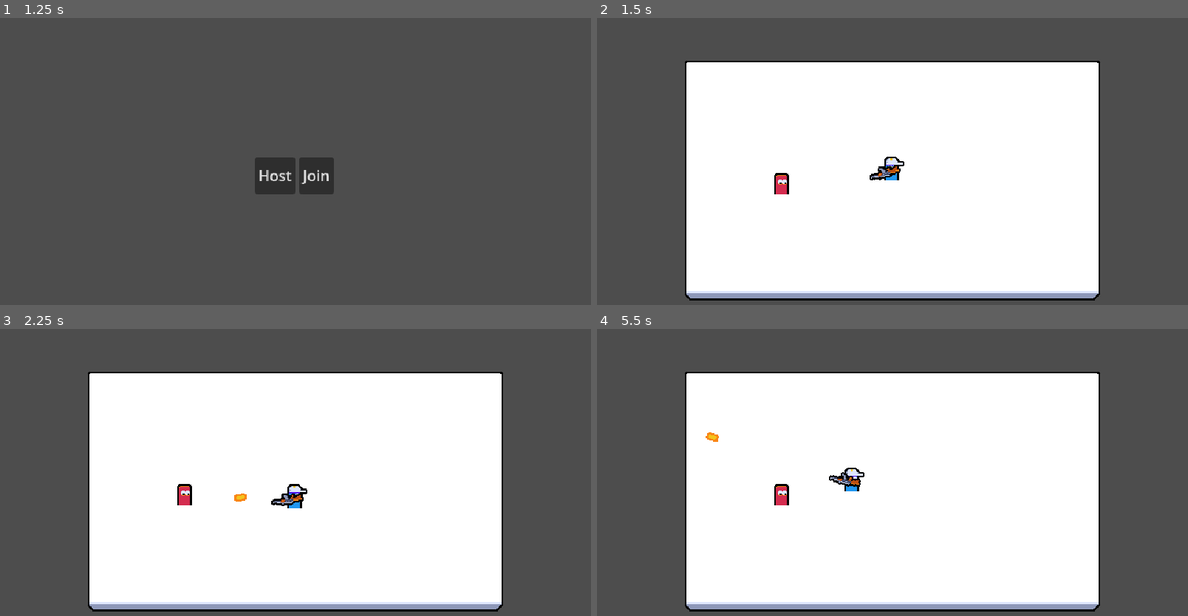
Above: before the commit, frames 1-4 (two rows, left to right).
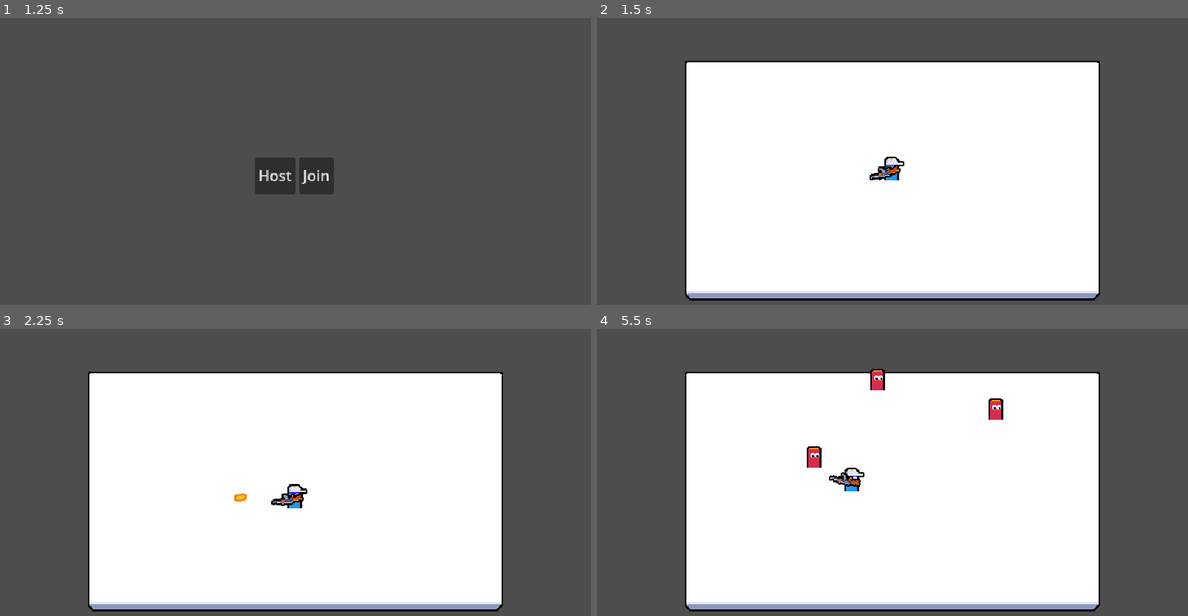
Above: after the commit, the same moments.

Repository: bartoszcholewa/2d-multiplayer-course
Game: Godot game, scene res://ui/main_menu/main_menu.tscn
Same seed, same stepped clock (60 frames per second), same inputs: the game is played once before the commit and once after it.
Inputs (mouse positions are in pixels of both pictures, inside the frame that each line leads up to):
- Up to frame 1 (1.25 s): tap Enter at 0.5 s; move the mouse to (425, 158) at 0.52 s; press the mouse at (425, 158) at 0.53 s; hold D (move_right) from 0.53 s (still down)
- Up to frame 2 (1.5 s): release D (move_right) at 1.25 s; release the mouse at (1022, 158) at 1.25 s; click "Host" at 1.25 s
- Up to frame 3 (2.25 s): tap Space at 2 s; move the mouse to (177, 504) at 2.02 s; hold S (move_down) from 2.03 s (still down); click (177, 504) at 2.1 s
- Up to frame 4 (5.5 s): move the mouse to (951, 415) at 2.77 s; release S (move_down) at 2.78 s; press the mouse at (951, 415) at 2.78 s; hold D (move_right) 2.78-3.53 s; move the mouse to (862, 552) at 3.52 s; release the mouse at (862, 552) at 3.53 s; hold W (move_up) 3.53-4.28 s; click (862, 552) at 3.6 s; move the mouse to (1069, 535) at 4.27 s; press the mouse at (1069, 535) at 4.28 s; hold A (move_left) from 4.28 s (still down); move the mouse to (715, 438) at 5.02 s; release the mouse at (715, 438) at 5.03 s; click (715, 438) at 5.1 s

Frame 1 is identical in both runs. In frame 2, 0.2% of the frame differs, in the area x 30-33%, y 53-62%; in frame 3, 0.2%; in frame 4, 0.8%, in the area x 18-69%, y 13-62%.

Commit message:
Lesson 20 - Spawning Enemies

Diff:
--- a/entities/enemy/enemy.gd
+++ b/entities/enemy/enemy.gd
@@ -3,7 +3,7 @@
 
 @onready var area_2d: Area2D = $Area2D
 
-var current_health: int = 5
+var current_health: int = 1
 
 
 func _ready() -> void:
--- a/main.gd
+++ b/main.gd
@@ -1,7 +1,6 @@
 extends Node
 
 const PLAYER_SCENE: PackedScene = preload("uid://cse7rqp64wxuc")
-const ENEMY_SCENE: PackedScene = preload("uid://c7u2ej7yguwy6")
 
 @onready var player_spawn_position: Marker2D = $PlayerSpawnPosition
 @onready var multiplayer_spawner: MultiplayerSpawner = $MultiplayerSpawner
@@ -10,11 +9,6 @@
 	multiplayer_spawner.spawn_function = _spawn_player
 	# Notify server about client ready
 	peer_ready.rpc_id(1)
-
-	if is_multiplayer_authority():
-		var enemy_instance: Enemy = ENEMY_SCENE.instantiate()
-		enemy_instance.global_position = Vector2.ONE * 200
-		add_child(enemy_instance)
 
 
 func _spawn_player(data: Dictionary) -> Player:
--- a/main.tscn
+++ b/main.tscn
@@ -1,7 +1,8 @@
-[gd_scene load_steps=5 format=3 uid="uid://ej1u6umes6d5"]
+[gd_scene load_steps=6 format=3 uid="uid://ej1u6umes6d5"]
 
 [ext_resource type="Script" uid="uid://b0d7g7wvmcnn2" path="res://main.gd" id="1_ig7tw"]
 [ext_resource type="Texture2D" uid="uid://epmcpedhxh18" path="res://assets/arena.png" id="2_0xm2m"]
+[ext_resource type="PackedScene" uid="uid://dpu1bcx3ypbmd" path="res://managers/enemy_manager.tscn" id="3_h2yge"]
 
 [sub_resource type="RectangleShape2D" id="RectangleShape2D_0xm2m"]
 size = Vector2(32, 300)
@@ -11,6 +12,10 @@
 
 [node name="Main" type="Node"]
 script = ExtResource("1_ig7tw")
+
+[node name="EnemyManager" parent="." node_paths=PackedStringArray("enemy_spawn_root", "spawn_rect") instance=ExtResource("3_h2yge")]
+enemy_spawn_root = NodePath("..")
+spawn_rect = NodePath("../SpawnRect")
 
 [node name="MultiplayerSpawner" type="MultiplayerSpawner" parent="."]
 _spawnable_scenes = PackedStringArray("uid://ci3xnymrb32hv", "uid://c7u2ej7yguwy6")
@@ -25,7 +30,17 @@
 texture = ExtResource("2_0xm2m")
 metadata/_edit_lock_ = true
 
+[node name="SpawnRect" type="ReferenceRect" parent="."]
+custom_minimum_size = Vector2(414, 216)
+offset_left = 113.0
+offset_top = 73.0
+offset_right = 527.0
+offset_bottom = 289.0
+mouse_filter = 2
+metadata/_edit_lock_ = true
+
 [node name="StaticBodies" type="Node2D" parent="."]
+visible = false
 
 [node name="StaticBody2D" type="StaticBody2D" parent="StaticBodies"]
 position = Vector2(79, 184)
--- /dev/null
+++ b/managers/enemy_manager.gd
@@ -0,0 +1,28 @@
+extends Node
+
+const ENEMY_SCENE: PackedScene = preload("uid://c7u2ej7yguwy6")
+
+@export var enemy_spawn_root: Node
+@export var spawn_rect: ReferenceRect
+
+@onready var spawn_interval_timer: Timer = $SpawnIntervalTimer
+
+func _ready() -> void:
+	spawn_interval_timer.timeout.connect(_on_spawn_interval_timer_timeout)
+
+
+func get_random_spawn_position() -> Vector2:
+	var x: int = randi_range(0, int(spawn_rect.size.x))
+	var y: int = randi_range(0, int(spawn_rect.size.y))
+
+	return spawn_rect.global_position + Vector2(x, y)
+
+func spawn_enemy() -> void:
+	var enemy_instance: Enemy = ENEMY_SCENE.instantiate()
+	enemy_instance.global_position = get_random_spawn_position()
+	enemy_spawn_root.add_child(enemy_instance, true)
+
+
+func _on_spawn_interval_timer_timeout() -> void:
+	if is_multiplayer_authority():
+		spawn_enemy()
--- /dev/null
+++ b/managers/enemy_manager.tscn
@@ -0,0 +1,9 @@
+[gd_scene load_steps=2 format=3 uid="uid://dpu1bcx3ypbmd"]
+
+[ext_resource type="Script" uid="uid://osqgwkcnwp8" path="res://managers/enemy_manager.gd" id="1_e74v5"]
+
+[node name="EnemyManager" type="Node"]
+script = ExtResource("1_e74v5")
+
+[node name="SpawnIntervalTimer" type="Timer" parent="."]
+autostart = true
Not shown, added: managers/enemy_manager.gd.uid
